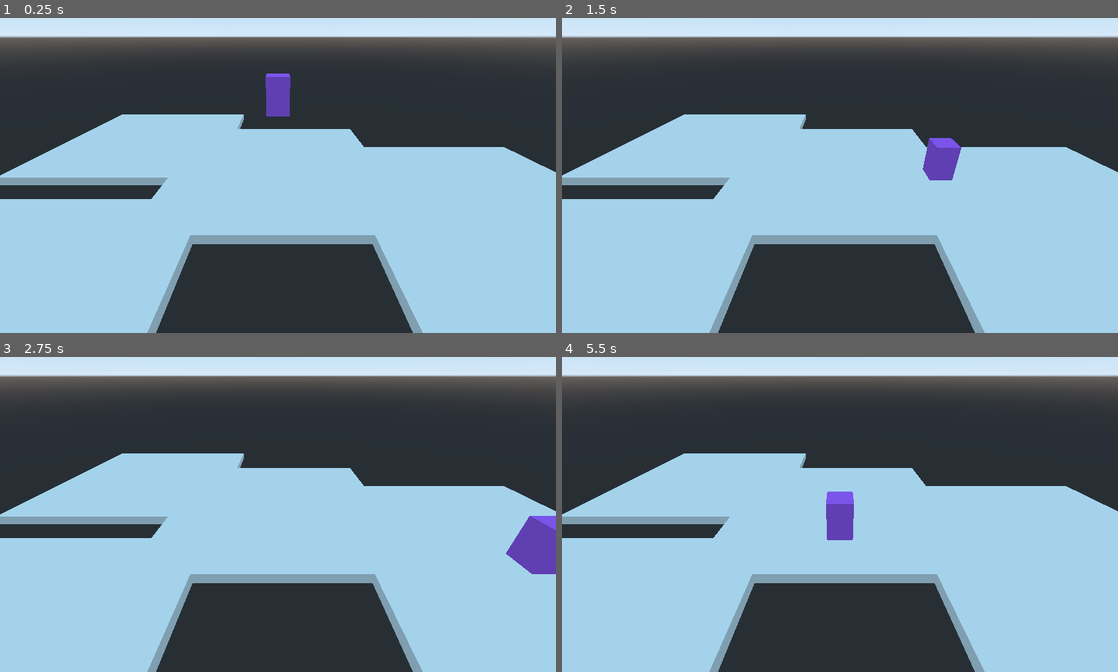
Above: before the commit, frames 1-4 (two rows, left to right).
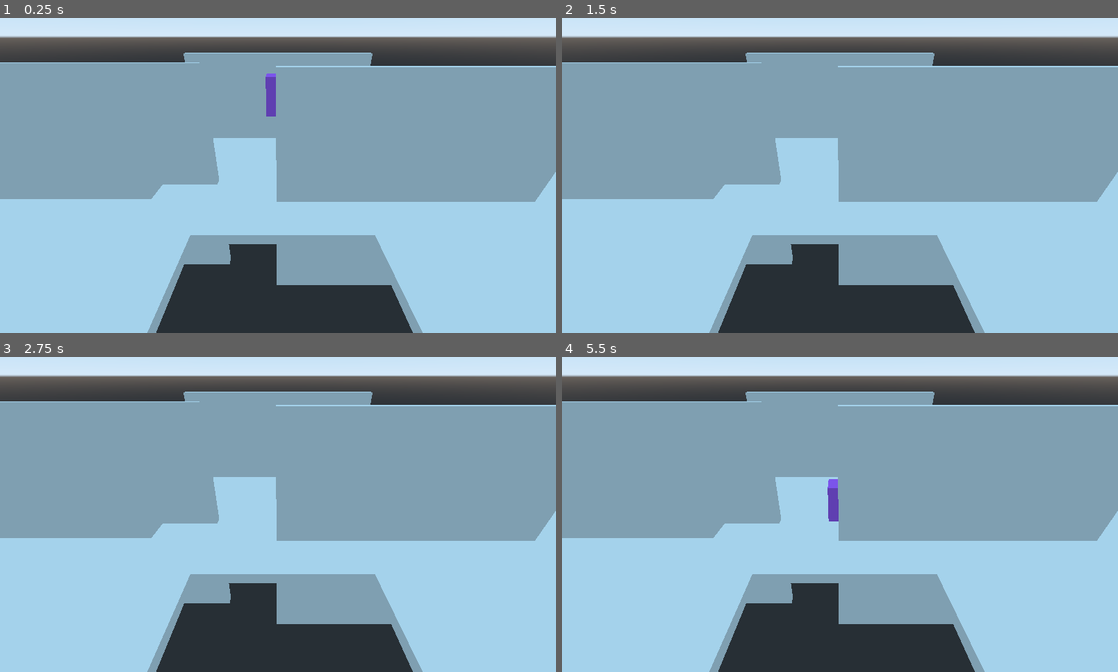
Above: after the commit, the same moments.

Repository: jonjondev/bendt-investigations
Game: Godot game, scene res://src/Main.tscn
Two runs of this game, one before a commit and one after it. Both use one fixed random seed, a clock stepped at 60 frames per second and the inputs below. Before the commit the project starts from res://main.tscn.
Inputs:
- Up to frame 1 (0.25 s): no input
- Up to frame 2 (1.5 s): hold Right (ui_right) 0.53-1.28 s; hold Down (ui_down) from 1.28 s (still down)
- Up to frame 3 (2.75 s): release Down (ui_down) at 2.03 s; hold Right (ui_right) from 2.03 s (still down)
- Up to frame 4 (5.5 s): release Right (ui_right) at 2.78 s; hold Up (ui_up) 2.78-3.53 s; hold Left (ui_left) 3.53-5.03 s; hold Down (ui_down) from 5.03 s (still down)

The runs differ from the first frame. In frame 1, 44% of the frame differs, in the area x 0-100%, y 11-85%; in frame 2, 44%; in frame 3, 45%; in frame 4, 44%.

Commit message:
Fixed naming conventions and moved player into its own scene

Diff:
--- a/project.godot
+++ b/project.godot
@@ -16,7 +16,7 @@
 [application]
 
 config/name="Bendt"
-run/main_scene="res://main.tscn"
+run/main_scene="res://src/Main.tscn"
 config/icon="res://icon.png"
 
 [rendering]
--- a/main.tscn
+++ b/src/Main.tscn
@@ -1,6 +1,6 @@
-[gd_scene load_steps=7 format=2]
+[gd_scene load_steps=6 format=2]
 
-[ext_resource path="res://player.gd" type="Script" id=1]
+[ext_resource path="res://src/Player.tscn" type="PackedScene" id=1]
 
 [sub_resource type="CubeMesh" id=1]
 size = Vector3( 5, 0.2, 5 )
@@ -9,13 +9,10 @@
 extents = Vector3( 2.5, 0.1, 2.5 )
 
 [sub_resource type="CubeMesh" id=3]
-size = Vector3( 0.5, 0.8, 0.5 )
+size = Vector3( 5, 5, 0.2 )
 
-[sub_resource type="SpatialMaterial" id=4]
-albedo_color = Color( 0.756863, 0.4, 1, 1 )
-
-[sub_resource type="BoxShape" id=5]
-extents = Vector3( 0.25, 0.4, 0.25 )
+[sub_resource type="BoxShape" id=4]
+extents = Vector3( 2.5, 2.5, 0.1 )
 
 [node name="Spatial" type="Spatial"]
 
@@ -31,6 +28,36 @@
 
 [node name="CollisionShape" type="CollisionShape" parent="StaticBody"]
 shape = SubResource( 2 )
+
+[node name="StaticBody5" type="StaticBody" parent="."]
+transform = Transform( 1, 0, 0, 0, 1, 0, 0, 0, 1, 0, 0, -1.73848 )
+
+[node name="MeshInstance" type="MeshInstance" parent="StaticBody5"]
+mesh = SubResource( 3 )
+material/0 = null
+
+[node name="CollisionShape" type="CollisionShape" parent="StaticBody5"]
+shape = SubResource( 4 )
+
+[node name="StaticBody6" type="StaticBody" parent="."]
+transform = Transform( 1, 0, 0, 0, 1, 0, 0, 0, 1, -3.81563, 0, 0.925693 )
+
+[node name="MeshInstance" type="MeshInstance" parent="StaticBody6"]
+mesh = SubResource( 3 )
+material/0 = null
+
+[node name="CollisionShape" type="CollisionShape" parent="StaticBody6"]
+shape = SubResource( 4 )
+
+[node name="StaticBody7" type="StaticBody" parent="."]
+transform = Transform( 1, 0, 0, 0, 1, 0, 0, 0, 1, 2.4698, 0, 1.53786 )
+
+[node name="MeshInstance" type="MeshInstance" parent="StaticBody7"]
+mesh = SubResource( 3 )
+material/0 = null
+
+[node name="CollisionShape" type="CollisionShape" parent="StaticBody7"]
+shape = SubResource( 4 )
 
 [node name="StaticBody2" type="StaticBody" parent="."]
 transform = Transform( 1, 0, 0, 0, 1, 0, 0, 0, 1, 4.06478, 0, 1.56045 )
@@ -62,27 +89,4 @@
 [node name="CollisionShape" type="CollisionShape" parent="StaticBody4"]
 shape = SubResource( 2 )
 
-[node name="KinematicBody" type="KinematicBody" parent="."]
-transform = Transform( 1, 0, 0, 0, 1, 0, 0, 0, 1, 0, 2.11035, 0 )
-script = ExtResource( 1 )
-
-[node name="MeshInstance" type="MeshInstance" parent="KinematicBody"]
-mesh = SubResource( 3 )
-material/0 = SubResource( 4 )
-
-[node name="CollisionShape" type="CollisionShape" parent="KinematicBody"]
-shape = SubResource( 5 )
-
-[node name="RayCasts" type="Spatial" parent="KinematicBody"]
-
-[node name="RayCast1" type="RayCast" parent="KinematicBody/RayCasts"]
-transform = Transform( 1, 0, 0, 0, 1, 0, 0, 0, 1, 0.25, 0, 0.25 )
-
-[node name="RayCast2" type="RayCast" parent="KinematicBody/RayCasts"]
-transform = Transform( 1, 0, 0, 0, 1, 0, 0, 0, 1, -0.25, 0, 0.25 )
-
-[node name="RayCast3" type="RayCast" parent="KinematicBody/RayCasts"]
-transform = Transform( 1, 0, 0, 0, 1, 0, 0, 0, 1, -0.25, 0, -0.25 )
-
-[node name="RayCast4" type="RayCast" parent="KinematicBody/RayCasts"]
-transform = Transform( 1, 0, 0, 0, 1, 0, 0, 0, 1, 0.25, 0, -0.25 )
+[node name="Player" parent="." instance=ExtResource( 1 )]
--- /dev/null
+++ b/src/Player.tscn
@@ -0,0 +1,41 @@
+[gd_scene load_steps=5 format=2]
+
+[ext_resource path="res://src/Scripts/Player.gd" type="Script" id=1]
+
+
+
+
+
+[sub_resource type="CubeMesh" id=3]
+size = Vector3( 0.5, 0.8, 0.5 )
+
+[sub_resource type="SpatialMaterial" id=4]
+albedo_color = Color( 0.756863, 0.4, 1, 1 )
+
+[sub_resource type="BoxShape" id=5]
+extents = Vector3( 0.25, 0.4, 0.25 )
+
+[node name="Player" type="KinematicBody"]
+transform = Transform( 1, 0, 0, 0, 1, 0, 0, 0, 1, 0, 2.11035, 0 )
+script = ExtResource( 1 )
+
+[node name="MeshInstance" type="MeshInstance" parent="."]
+mesh = SubResource( 3 )
+material/0 = SubResource( 4 )
+
+[node name="CollisionShape" type="CollisionShape" parent="."]
+shape = SubResource( 5 )
+
+[node name="RayCasts" type="Spatial" parent="."]
+
+[node name="RayCast1" type="RayCast" parent="RayCasts"]
+transform = Transform( 1, 0, 0, 0, 1, 0, 0, 0, 1, 0.25, 0, 0.25 )
+
+[node name="RayCast2" type="RayCast" parent="RayCasts"]
+transform = Transform( 1, 0, 0, 0, 1, 0, 0, 0, 1, -0.25, 0, 0.25 )
+
+[node name="RayCast3" type="RayCast" parent="RayCasts"]
+transform = Transform( 1, 0, 0, 0, 1, 0, 0, 0, 1, -0.25, 0, -0.25 )
+
+[node name="RayCast4" type="RayCast" parent="RayCasts"]
+transform = Transform( 1, 0, 0, 0, 1, 0, 0, 0, 1, 0.25, 0, -0.25 )
--- a/player.gd
+++ b/src/Scripts/Player.gd
@@ -1,16 +1,16 @@
 extends KinematicBody
 
-var move_speed : float = 0.05
-var extent_offset : float = 0.25
-var gravity : Vector3 = Vector3(0, -10, 0)
-var velocity : Vector3 = Vector3.ZERO
+var move_speed: float = 0.05
+var extent_offset: float = 0.25
+var gravity: Vector3 = Vector3(0, -10, 0)
+var velocity: Vector3 = Vector3.ZERO
 
-onready var ray_cast_group : Spatial = $RayCasts
-onready var ray_casts : Array = $RayCasts.get_children()
+onready var ray_cast_group: Spatial = $RayCasts
+onready var ray_casts: Array = $RayCasts.get_children()
 
 
 func _physics_process(delta) -> void:
-	var move : Vector3 = Vector3.ZERO
+	var move: Vector3 = Vector3.ZERO
 	if Input.is_action_pressed("ui_left"):
 		move.x = -1
 	if Input.is_action_pressed("ui_up"):
@@ -27,7 +27,7 @@
 	velocity = move_and_slide(velocity)
 
 
-func get_valid_move(move) -> Vector3:
+func get_valid_move(move: Vector3) -> Vector3:
 	if is_on_surface(move):
 		return move
 	elif is_on_surface(Vector3(move.x, 0, 0)):
@@ -37,7 +37,7 @@
 	return Vector3.ZERO
 
 
-func is_on_surface(potential_translation) -> bool:
+func is_on_surface(potential_translation: Vector3) -> bool:
 	ray_cast_group.translation = potential_translation
 	for ray in ray_casts:
 		ray.force_raycast_update()
